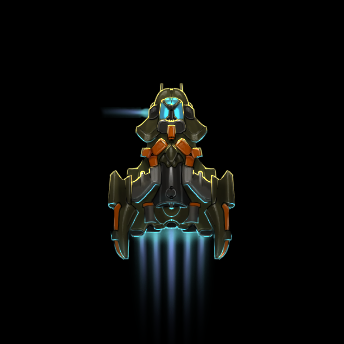
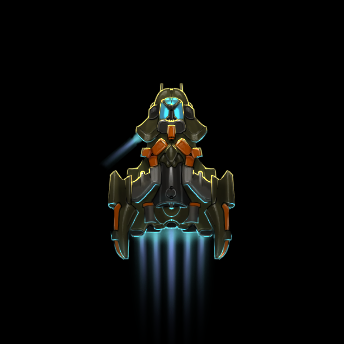
The second 344px x 344px image is a revision of the first. Changes to its layers:
painted on "side_trail" over [100, 107, 150, 170]
